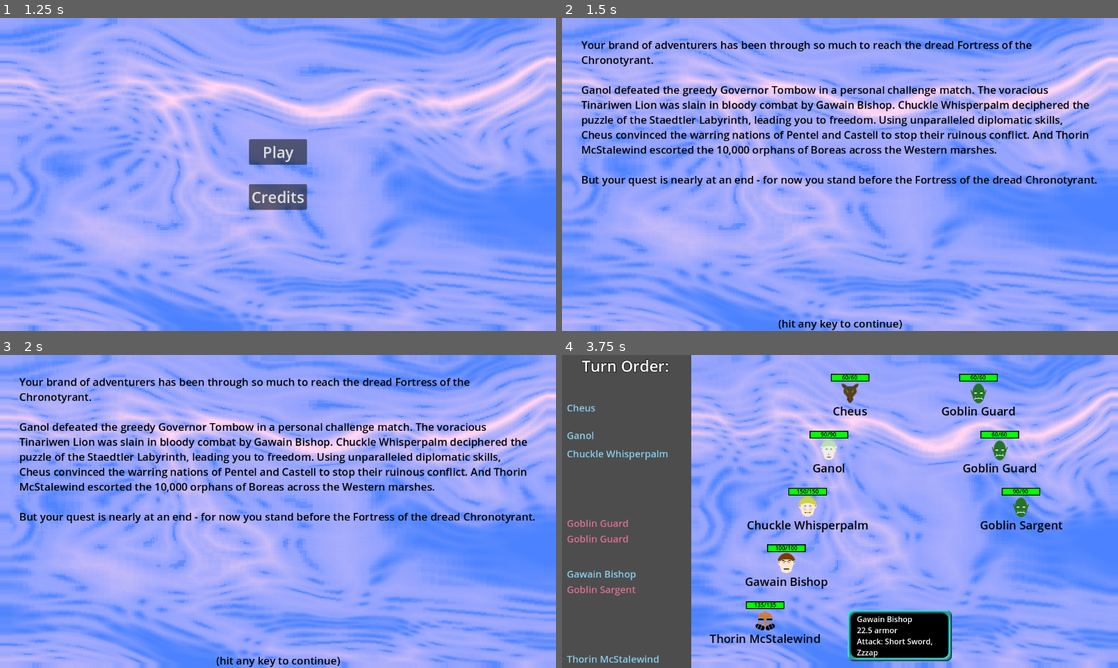
Above: before the commit, frames 1-4 (two rows, left to right).
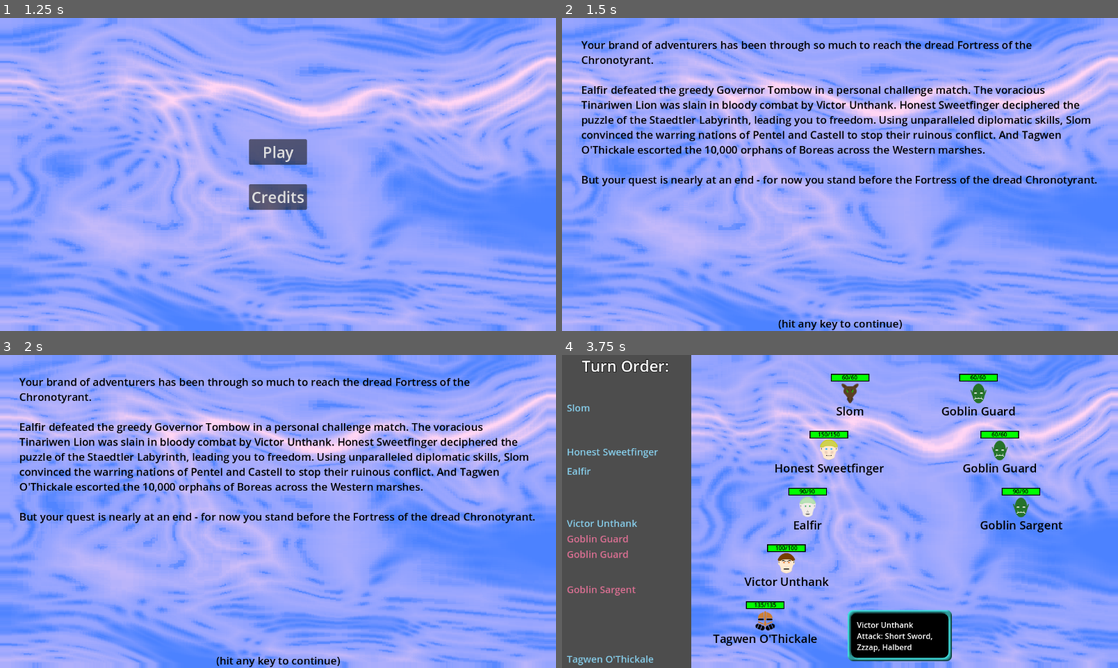
Above: after the commit, the same moments.

Repository: Habidakus/wild-jam-78-erase
Game: Godot game, scene res://Scenes/main.tscn
Two runs of this game, one before a commit and one after it. Both use one fixed random seed, a clock stepped at 60 frames per second and the inputs below. The engine's default icon, where the game draws it, is replaced by a stand-in: a white triangle on a blue panel in a dark square.
Inputs (mouse positions are in pixels of both pictures, inside the frame that each line leads up to):
- Up to frame 1 (1.25 s): tap Enter at 0.5 s; move the mouse to (400, 158) at 0.52 s; click (400, 158) at 0.67 s
- Up to frame 2 (1.5 s): click "Play" at 1.25 s
- Up to frame 3 (2 s): no input
- Up to frame 4 (3.75 s): tap Enter at 2, 3.5 s; drag from (728, 527) to (812, 574) at 2.02 s; move the mouse to (895, 442) at 2.77 s; click (895, 442) at 2.92 s; drag from (812, 574) to (673, 464) at 3.52 s

Frame 1 is identical in both runs. In frame 2, 5.2% of the frame differs, in the area x 3-96%, y 21-45%; in frame 3, 5.2%; in frame 4, 3.6%.

Commit message:
Added the paladin class with it's blocking ability

Diff:
--- a/Scripts/attack_stats.gd
+++ b/Scripts/attack_stats.gd
@@ -4,17 +4,20 @@
 
 var id : int = 0
 var damage : float = 30
-var cooldown : bool = false
-var single_use : bool = false
-var divine_wrath : bool = false
 var stun : float = 0
 var tiring : float = 1
 var bleed_ticks : int = 0
 var speed_multiple : float = 1.0
 var attack_name : String
-var is_command : bool = false
 var acts_on_allies : bool = false
 var armor_piercing : bool = false
+# All of these single-purpose no-damage booleans should instead be in one enum
+var is_command : bool = false
+var divine_wrath : bool = false
+var blocks : bool = false
+# All of these single-purpose use-determiners should instead be in one enum
+var cooldown : bool = false
+var single_use : bool = false
 
 enum AttackTarget { INVALID, FRONT_MOST, REAR_MOST, TWO_REAR_MOST, ANY, MOST_VULNERABLE, CLOSEST_TO_DEATH, FARTHEST_FROM_DEATH, SELF, TWO_FARTHEST_FROM_DEATH, FIRST_TWO, TWO_LEAST_ARMORED, ANY_WOUNDED }
 var attack_target : AttackTarget = AttackTarget.INVALID
@@ -41,6 +44,12 @@
 	bleed_ticks = ticks
 	return self
 
+func grants_block() -> AttackStats:
+	assert(acts_on_allies)
+	assert(blocks == false)
+	blocks = true
+	return self
+
 func set_on_allies() -> AttackStats:
 	assert(acts_on_allies == false)
 	acts_on_allies = true
@@ -69,6 +78,7 @@
 	return self
 
 func set_is_command() -> AttackStats:
+	assert(acts_on_allies)
 	assert(is_command == false)
 	is_command = true
 	return self
@@ -124,6 +134,8 @@
 	if acts_on_allies:
 		if is_command:
 			ret_val = "Command"
+		elif blocks:
+			ret_val = "Bodyguard"
 		else:
 			ret_val += " Healing"
 	else:
@@ -159,7 +171,7 @@
 		return targets
 	if targets.is_empty():
 		return targets
-	if damage > 0 && is_command == false:
+	if damage > 0 && is_command == false && blocks == false:
 		return targets.filter(func(a : UnitStats) : return a.bleeding_ticks > 0 || ((a.current_health * 3) < (a.max_health * 2)))
 	return targets
 
@@ -170,12 +182,35 @@
 	if single_use && actor.has_used():
 		return ret_val
 	var target_side : UnitStats.Side = actor.side if acts_on_allies else UnitStats.get_other_side(actor.side)
-	var potential_targets : Array[UnitStats] = units.filter(func(a : UnitStats) : return a.side == target_side && a.is_alive())
-	if !allow_stupid_humans:
-		potential_targets = dont_consider_stupid_action(potential_targets)
+	var all_living_units_on_target_side : Array[UnitStats] = units.filter(func(a : UnitStats) : return a.side == target_side && a.is_alive())
+	var potential_targets : Array[UnitStats] = all_living_units_on_target_side if allow_stupid_humans else dont_consider_stupid_action(all_living_units_on_target_side)
+	if acts_on_allies:
+		if is_command || blocks:
+			# These two actions can't be performed on ourself
+			if potential_targets.has(actor):
+				potential_targets = potential_targets.filter(func(a : UnitStats) : return a != actor)
 	if potential_targets.is_empty():
 		return ret_val
 	var valid_targets : Array[UnitStats] = get_targets(actor, potential_targets)
+
+	if !acts_on_allies:
+		# If anyone on the target side has blocking, replace their target with the blocker
+		if !valid_targets.is_empty():
+			var replace : Dictionary
+			for t : UnitStats in all_living_units_on_target_side:
+				if t.blocking >= 0:
+					replace[t.blocking] = t
+			if !replace.is_empty():
+				var with_blocking : Array[UnitStats]
+				for p : UnitStats in valid_targets:
+					if replace.has(p.id):
+						if !with_blocking.has(replace[p.id]):
+							with_blocking.push_back(replace[p.id])
+					else:
+						if !with_blocking.has(p):
+							with_blocking.push_back(p)
+				valid_targets = with_blocking
+
 	for target : UnitStats in valid_targets:
 		ret_val.append(EAction.create(actor, target, self))
 	return ret_val
@@ -204,6 +239,7 @@
 func apply(actor : UnitStats, target : UnitStats, fx : ActionFXContainer) -> void:
 	# Must be computed before actor goes slower, our attack might be the command "Go Now"
 	var target_stun_cost : float = get_cost_in_time_for_target(actor, target)
+	actor.blocking = -1
 
 	if fx == null:
 		actor.next_attack += get_cost_in_time(actor)
@@ -220,19 +256,24 @@
 		else:
 			target.next_attack += target_stun_cost
 
-
 	var new_bleed_ticks : bool = true if bleed_ticks > 0 && bleed_ticks > target.bleeding_ticks else false
 	var dmg : float = target.calculate_damage_from_attack(self)
 
 	if acts_on_allies:
-		if fx != null:
+		if fx != null && dmg != 0:
 			fx.apply_heal(target, dmg)
 		else:
-			target.current_health = min(target.current_health + dmg, target.max_health)
-			if target.bleeding_ticks > 0:
-				target.bleeding_ticks = 0
-	else:
-		if fx != null:
+			if is_command:
+				pass # we already moved them forward
+			elif blocks:
+				actor.blocking = target.id
+			else:
+				# healing
+				target.current_health = min(target.current_health + dmg, target.max_health)
+				if target.bleeding_ticks > 0:
+					target.bleeding_ticks = 0
+	else:
+		if fx != null && dmg != 0:
 			fx.apply_damage(target, dmg)
 		else:
 			if target.magic_shield > dmg:
--- a/Scripts/skill_stats.gd
+++ b/Scripts/skill_stats.gd
@@ -38,6 +38,8 @@
 			for unit : UnitStats in heroes:
 				if !unit.is_alive():
 					apply_to_unit(unit)
+				elif unit.current_health == 1:
+					pass
 
 func apply_to_unit(unit : UnitStats) -> void:
 	if adjust_health != 0:
@@ -71,7 +73,7 @@
 	desc = d
 	return self
 
-static var s_fighter_command_attack : AttackStats = AttackStats.create("Go Now", AttackStats.AttackTarget.TWO_REAR_MOST).adjust_damage(0.1).set_on_allies().has_cooldown().set_is_command()
+static var s_fighter_command_attack : AttackStats = AttackStats.create("Go Now", AttackStats.AttackTarget.TWO_REAR_MOST).adjust_damage(0).set_on_allies().has_cooldown().set_is_command()
 static var s_rogue_bleed_attack : AttackStats = AttackStats.create("Hidden Cut", AttackStats.AttackTarget.TWO_FARTHEST_FROM_DEATH).set_armor_piercing().has_cooldown().set_bleed(5).adjust_damage(0.5)
 static var s_mage_fire_blast_attack : AttackStats = AttackStats.create("Fire Blast", AttackStats.AttackTarget.TWO_FARTHEST_FROM_DEATH).set_armor_piercing().has_cooldown().adjust_speed(1.5).adjust_damage(1.5)
 static var s_cleric_divine_wrath_attack : AttackStats = AttackStats.create("Divine Wrath", AttackStats.AttackTarget.FARTHEST_FROM_DEATH).has_cooldown().adjust_speed(1.5).adjust_damage(1.5).set_divine_wrath()
--- a/Scripts/unit_mod.gd
+++ b/Scripts/unit_mod.gd
@@ -229,14 +229,20 @@
 static var s_attack_mace : AttackStats = AttackStats.create("Mace", AttackStats.AttackTarget.FRONT_MOST).adjust_damage(1.25).adjust_speed(1.15)
 static var s_attack_trident : AttackStats = AttackStats.create("Trident", AttackStats.AttackTarget.REAR_MOST).set_armor_piercing()
 static var s_attack_throw_rock : AttackStats = AttackStats.create("Throw Rock", AttackStats.AttackTarget.MOST_VULNERABLE).adjust_speed(0.95).has_cooldown()
+static var s_attack_arming_sword : AttackStats = AttackStats.create("Arming Sword", AttackStats.AttackTarget.TWO_FARTHEST_FROM_DEATH).adjust_damage(1.3).adjust_speed(1.2)
+static var s_attack_tower_shield : AttackStats = AttackStats.create("Tower Shield", AttackStats.AttackTarget.CLOSEST_TO_DEATH).adjust_damage(0).set_on_allies().grants_block()
 
 static var s_occupation_knight : UnitMod = create("Knight").set_skill_class(SkillStats.SkillClass.FIGHTER).set_attack(s_attack_longsword).add_armor(7.5).add_slowness(1)
+static var s_occupation_barbarian : UnitMod = create("Barbarian").set_skill_class(SkillStats.SkillClass.FIGHTER).set_attack(s_attack_smash).add_health(70).set_attack(s_attack_throw_rock)
+static var s_occupation_retiarius : UnitMod = create("Retiarius").set_skill_class(SkillStats.SkillClass.FIGHTER).set_attack(s_attack_net).set_attack(s_attack_trident)
+
 static var s_occupation_assassin : UnitMod = create("Assassin").set_skill_class(SkillStats.SkillClass.ROGUE).set_attack(s_attack_backstab).add_slowness(-1)
+
 static var s_occupation_mage : UnitMod = create("Mage").set_skill_class(SkillStats.SkillClass.MAGIC).set_attack(s_attack_magic_missile)
-static var s_occupation_barbarian : UnitMod = create("Barbarian").set_skill_class(SkillStats.SkillClass.FIGHTER).set_attack(s_attack_smash).add_health(70).set_attack(s_attack_throw_rock)
+static var s_occupation_warlock : UnitMod = create("Warlock").set_skill_class(SkillStats.SkillClass.MAGIC).set_attack(s_attack_blood_curse)
+
 static var s_occupation_cleric : UnitMod = create("Cleric").set_skill_class(SkillStats.SkillClass.HOLY).set_attack(s_attack_heal).add_armor(5).set_attack(s_attack_mace)
-static var s_occupation_retiarius : UnitMod = create("Retiarius").set_skill_class(SkillStats.SkillClass.FIGHTER).set_attack(s_attack_net).set_attack(s_attack_trident)
-static var s_occupation_warlock : UnitMod = create("Warlock").set_skill_class(SkillStats.SkillClass.MAGIC).set_attack(s_attack_blood_curse)
+static var s_occupation_paladin : UnitMod = create("Paladin").set_skill_class(SkillStats.SkillClass.HOLY).add_armor(15).add_health(15).set_attack(s_attack_arming_sword).set_attack(s_attack_tower_shield)
 
 static func create_occupation_shuffle(rnd : RandomNumberGenerator) -> Array[UnitMod]:
 	var sort_order : Array = [
@@ -246,6 +252,7 @@
 		[rnd.randf(), s_occupation_barbarian],
 		[rnd.randf(), s_occupation_retiarius],
 		[rnd.randf(), s_occupation_warlock],
+		[rnd.randf(), s_occupation_paladin],
 		[rnd.randf(), s_occupation_cleric],
 	]
 	sort_order.sort_custom(func(a,b) : return a[0] < b[0])
--- a/Scripts/unit_stats.gd
+++ b/Scripts/unit_stats.gd
@@ -22,6 +22,7 @@
 var side : UnitStats.Side
 var icon : Icon = Icon.UNSET
 var undead : bool = false
+var blocking : int = -1
 var elo : Array[String]
 var skill_class : SkillStats.SkillClass = SkillStats.SkillClass.NONE
 var skills : Array[SkillStats]
@@ -275,6 +276,7 @@
 	ret_val.single_use = single_use
 	ret_val.unit_name = unit_name # We need this for the trip sheet
 	ret_val.undead = undead
+	ret_val.blocking = blocking
 
 	# The following members should need to be cloned while evaluating future turns
 	# ret_val.skill_class
